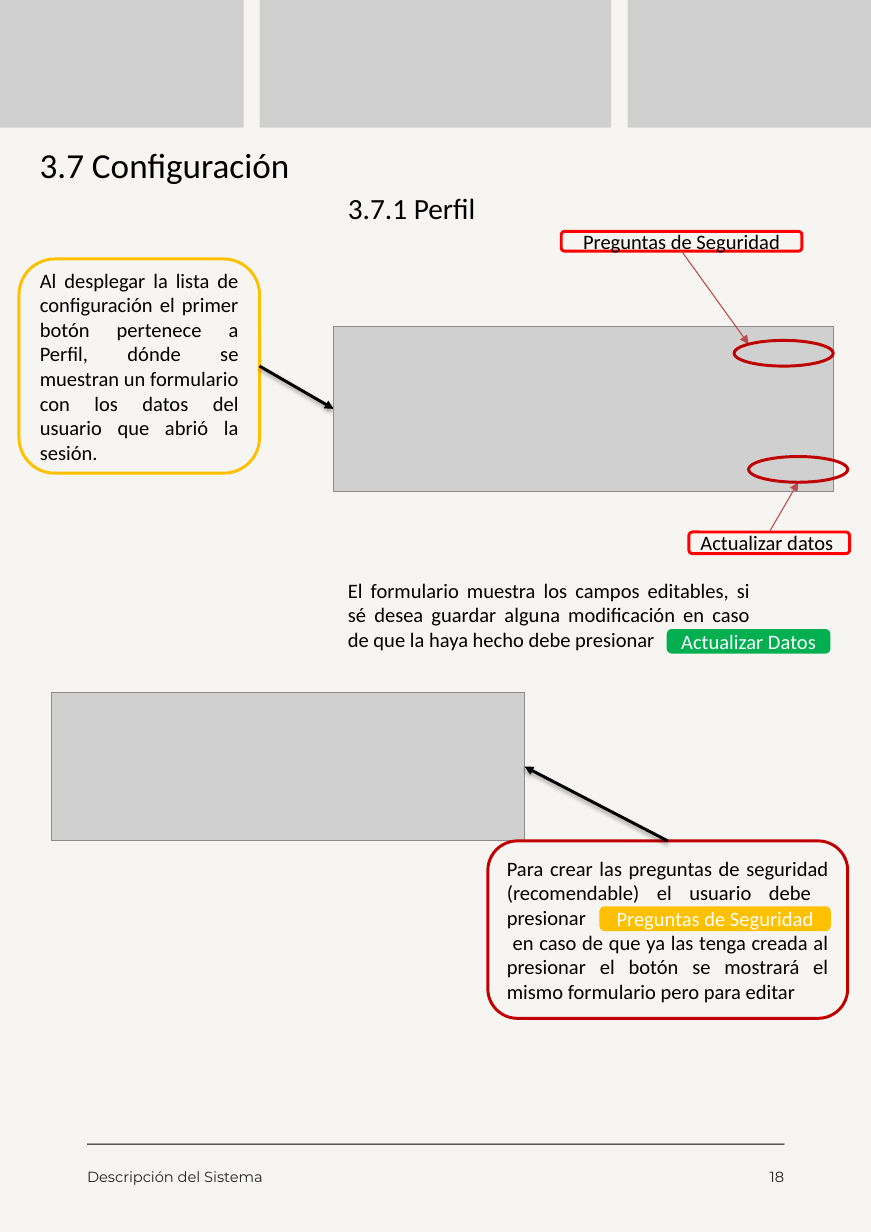
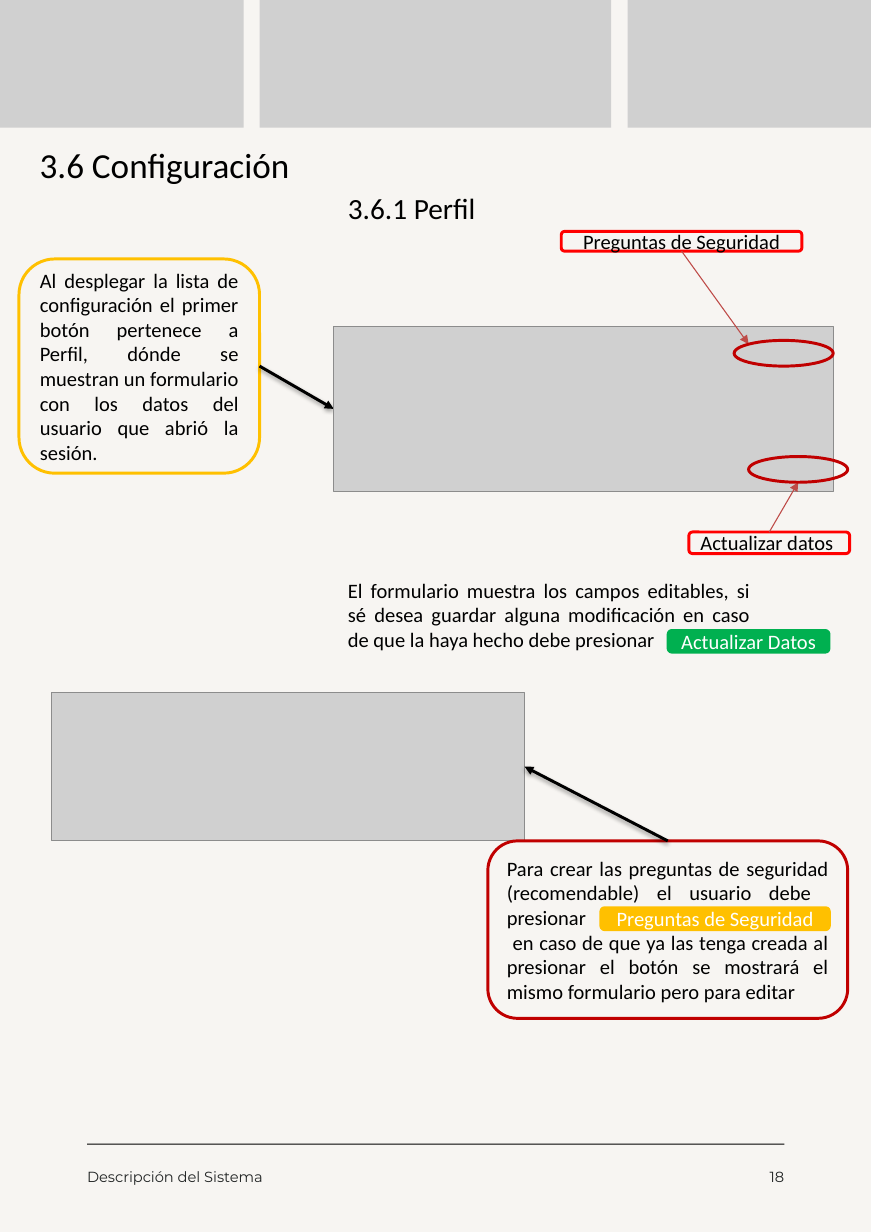
Before and after one commit to moreno-manuel/Pasantia-CVG-FMO, a slide deck: slide 18 of public/files/Manual de Usuario.pptx. Drawn at 871x1232 pixels with LibreOffice and Linux fonts; fonts in the diff are those of the drawing; grey boxes stand for pictures. Boxes give left, top, right and bottom in pixels: in the first picture for what was removed or moved away, otherwise in the second. Text is boxed around its words. In the diff, an @@ line names an element or a change of style, - is before the commit and + after.

```diff
--- a/public/files/Manual de Usuario.pptx
+++ b/public/files/Manual de Usuario.pptx
@@ text at [40, 153, 289, 184]: text changed @@
-3.7 Configuración
+3.6 Configuración
@@ text at [348, 198, 476, 220]: text changed @@
-3.7.1 Perfil
+3.6.1 Perfil
```
Also in this commit, not shown: 12 other slides changed, 1 other file.
